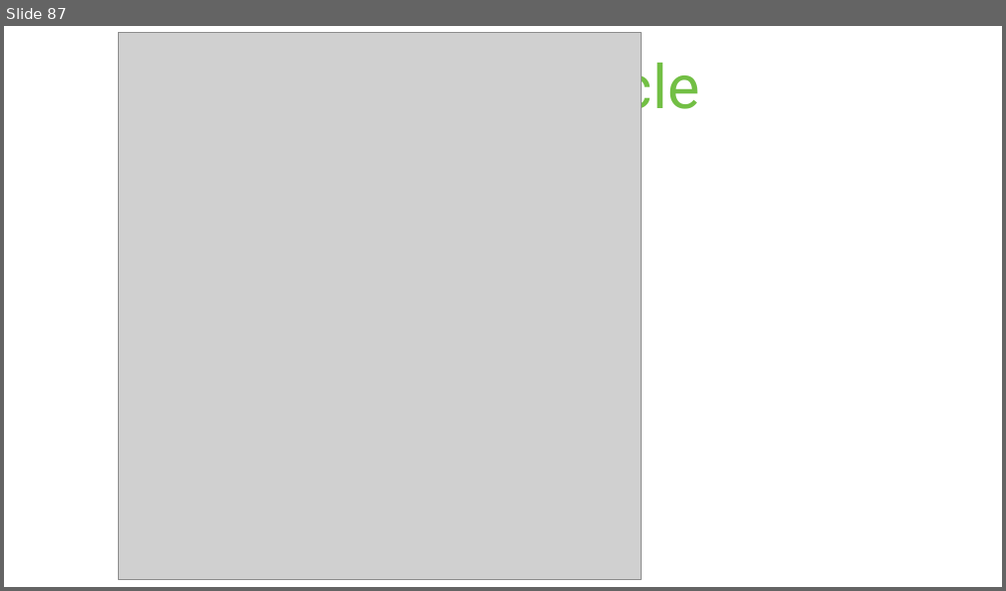
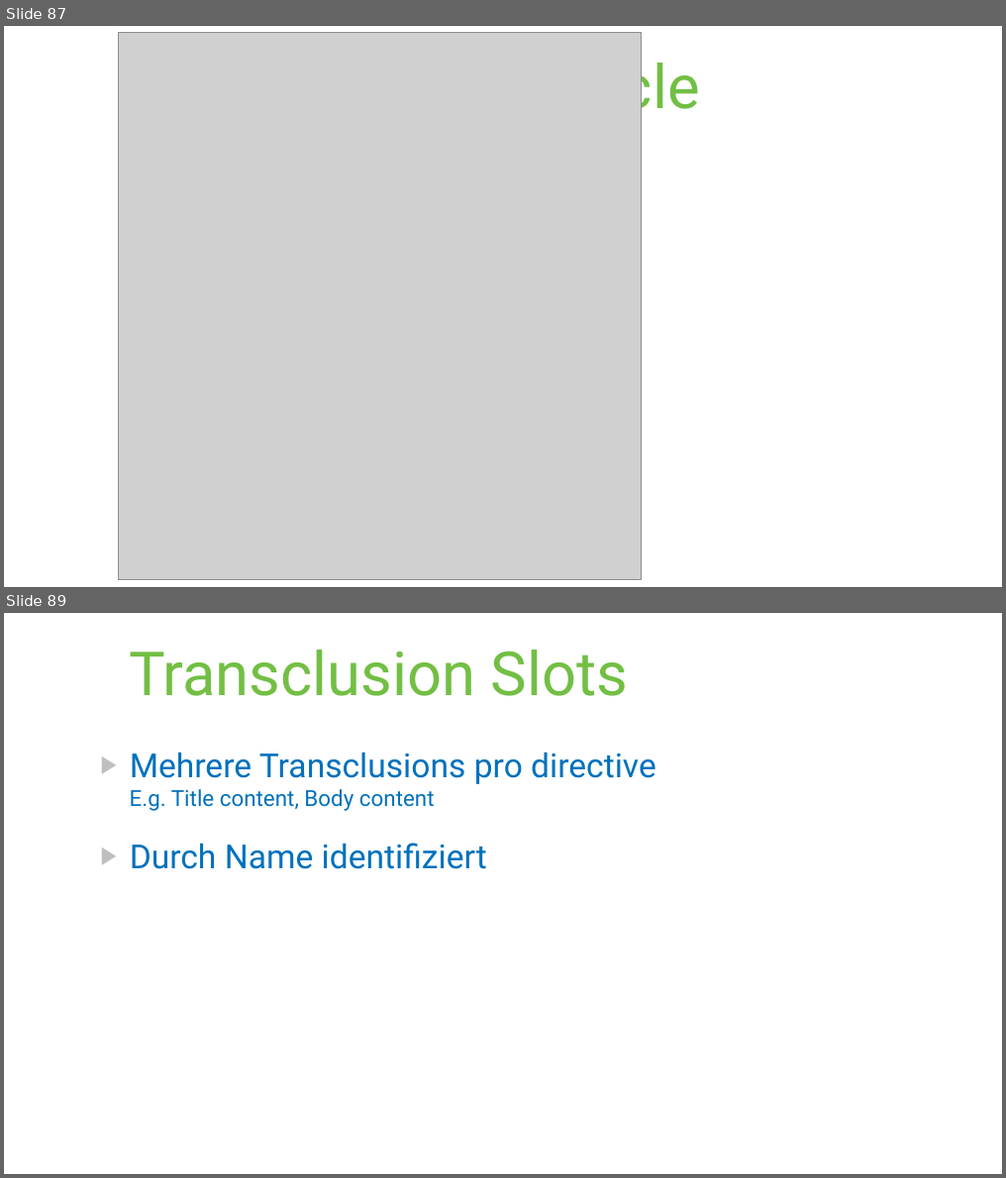
Before and after one commit to paumayr/angularjs-samples, a slide deck: slides/AngularJS.pptx. Shown one above the other, each under a label of ours: slide 87 before the commit, slides 87 and 89 after it; the slides between them are not shown. The pictures are 1006x591 and 1006x1178 pixels, drawn with LibreOffice and Linux fonts; fonts in the diff are those of the drawing; grey boxes stand for pictures. Boxes give left, top, right and bottom in pixels: in the first picture for what was removed or moved away, otherwise in the second. Text is boxed around its words. In the diff, an @@ line names an element or a change of style, - is before the commit and + after.

Commit message:
transclusion example

```diff
--- a/slides/AngularJS.pptx
+++ b/slides/AngularJS.pptx
@@ slide 89 added at (x1=4, y1=613, x2=1002, y2=1174), background #FFFFFF @@
@@ title added at (x1=129, y1=650, x2=628, y2=696), 58.7 pt, text #72BF44 @@
+Transclusion Slots
@@ text added at (x1=130, y1=752, x2=656, y2=869), 32 pt, text #0071BC @@
+▶ Mehrere Transclusions pro directive
+  E.g. Title content, Body content
+▶ Durch Name identifiziert
```
Also in this commit, not shown: 1 other slide added, 3 other files.
